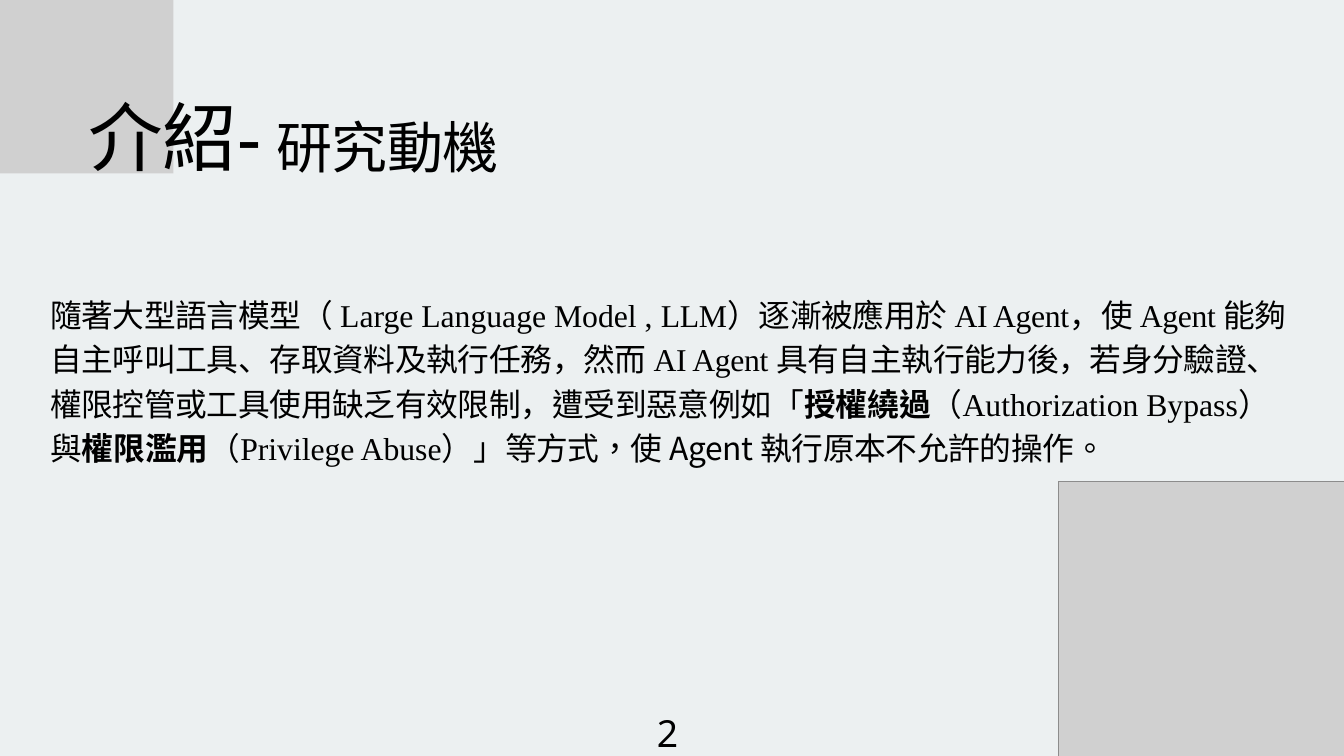
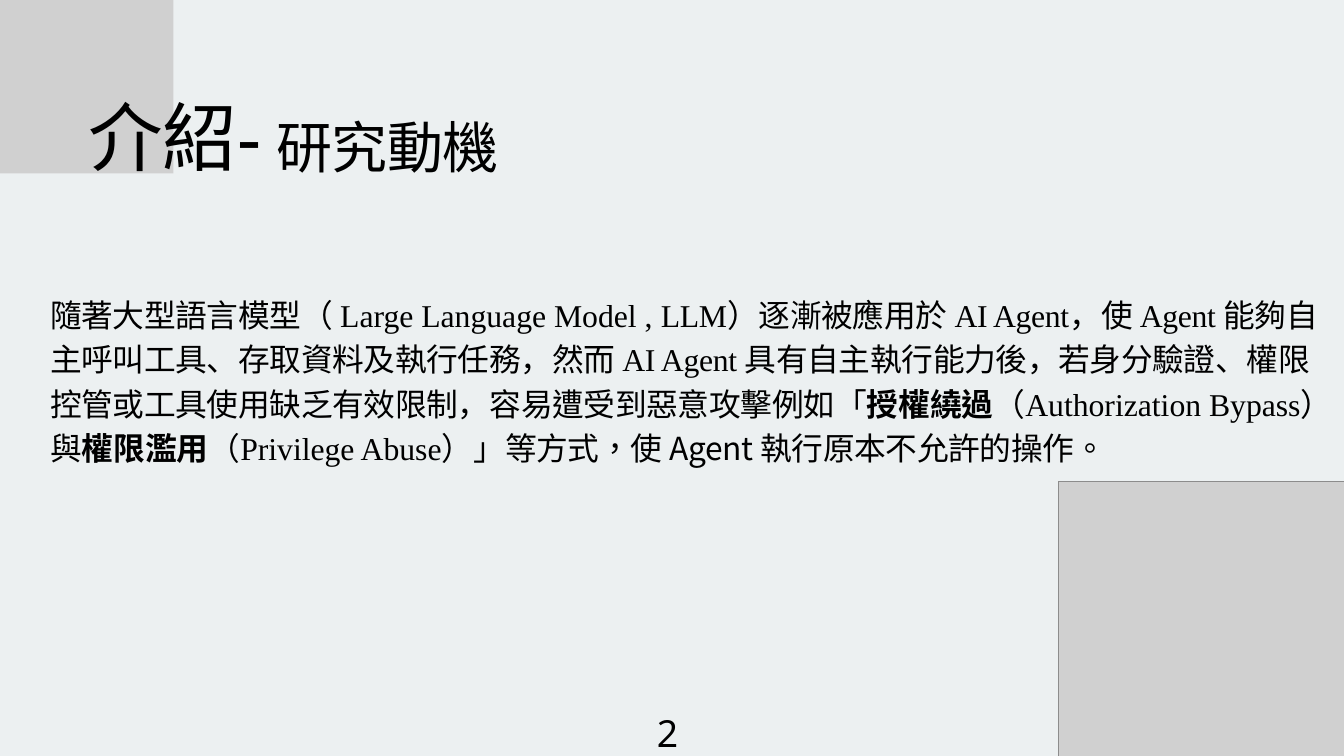
Before and after one commit to yu-cheng0822/projectnote, a slide deck: slide 3 of 專題進度報告.pptx. Drawn at 1344x756 pixels with LibreOffice and Linux fonts; fonts in the diff are those of the drawing; grey boxes stand for pictures. Boxes give left, top, right and bottom in pixels: in the first picture for what was removed or moved away, otherwise in the second. Text is boxed around its words. In the diff, an @@ line names an element or a change of style, - is before the commit and + after.

```diff
--- a/專題進度報告.pptx
+++ b/專題進度報告.pptx
@@ text at box(50, 300, 1333, 468): text changed @@
-隨著大型語言模型（ Large Language Model , LLM）逐漸被應用於 AI Agent，使 Agent 能夠自主呼叫工具、存取資料及執行任務，然而 AI Agent 具有自主執行能力後，若身分驗證、權限控管或工具使用缺乏有效限制，遭受到惡意例如「授權繞過（Authorization Bypass）與權限濫用（Privilege Abuse）」等方式，使 Agent 執行原本不允許的操作。
+隨著大型語言模型（ Large Language Model , LLM）逐漸被應用於 AI Agent，使 Agent 能夠自主呼叫工具、存取資料及執行任務，然而 AI Agent 具有自主執行能力後，若身分驗證、權限控管或工具使用缺乏有效限制，容易遭受到惡意攻擊例如「授權繞過（Authorization Bypass）與權限濫用（Privilege Abuse）」等方式，使 Agent 執行原本不允許的操作。
```
Also in this commit, not shown: 3 other slides changed.
